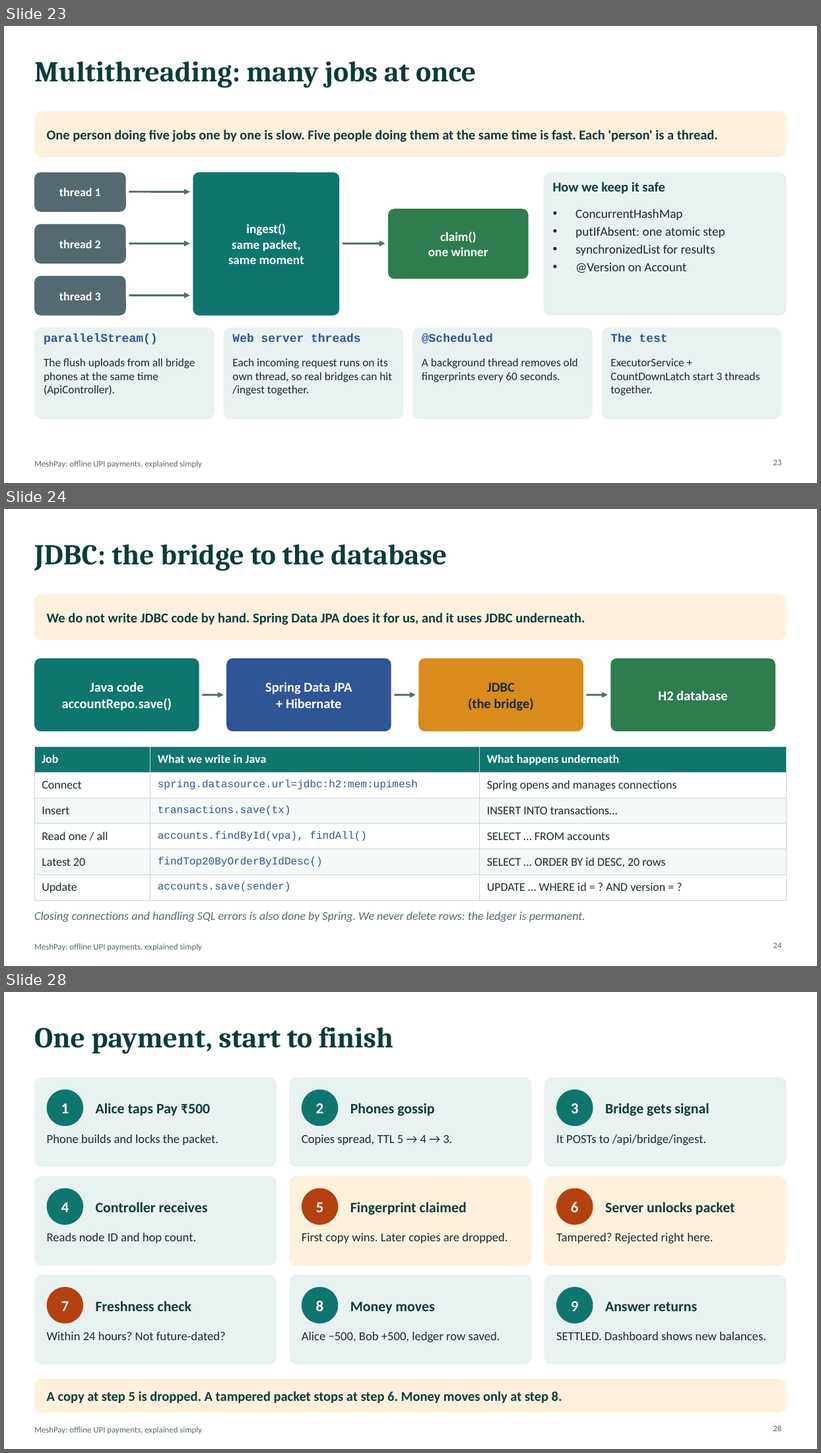
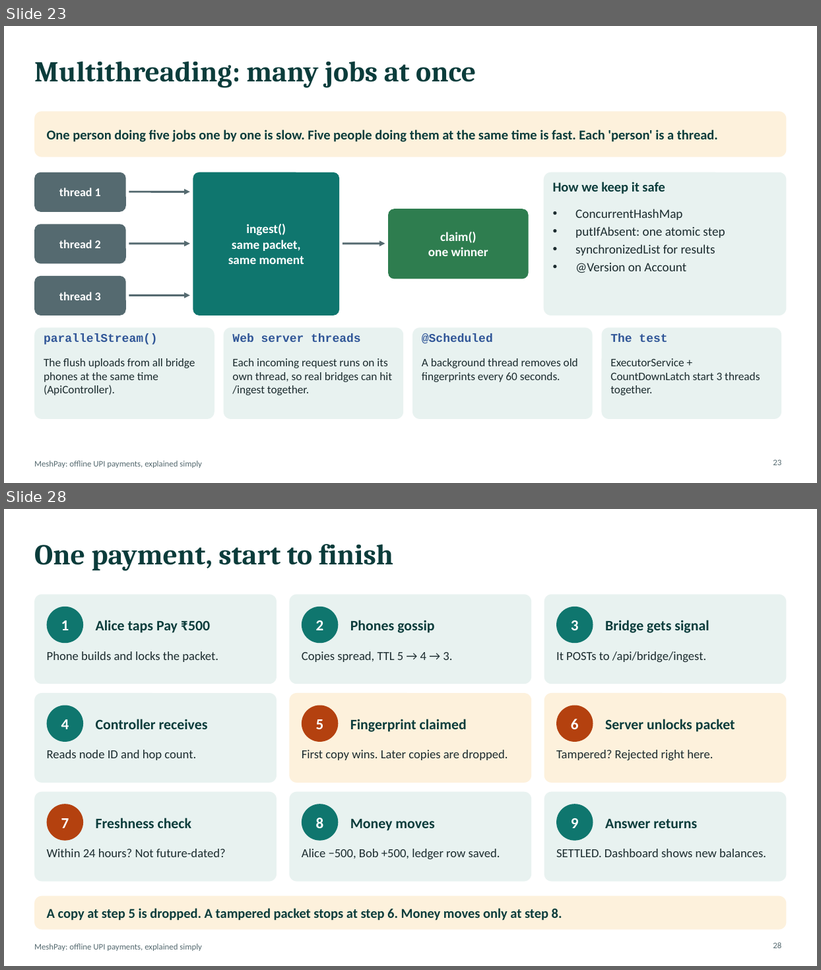
Before and after one commit to shaswatnaman/upi-offline-mesh, a slide deck: docs/MeshPay_Presentation.pptx. Shown one above the other, each under a label of ours: slides 23, 24 and 28 before the commit, slides 23 and 28 after it; the slides between them are not shown. The pictures are 821x1453 and 821x970 pixels, drawn with LibreOffice and Linux fonts; fonts in the diff are those of the drawing. Boxes give left, top, right and bottom in pixels: in the first picture for what was removed or moved away, otherwise in the second. Text is boxed around its words. In the diff, an @@ line names an element or a change of style, - is before the commit and + after.

```diff
--- a/docs/MeshPay_Presentation.pptx
+++ b/docs/MeshPay_Presentation.pptx
@@ slide 24 removed at (x1=4, y1=509, x2=817, y2=966), background #FFFFFF; not listed: 1 template element that a slide beside it also shows @@
@@ title removed at (x1=34, y1=544, x2=447, y2=571) @@
-JDBC: the bridge to the database
@@ rounded rectangle removed at (x1=34, y1=594, x2=787, y2=640) @@
@@ text removed at (x1=47, y1=613, x2=585, y2=625) @@
-We do not write JDBC code by hand. Spring Data JPA does it for us, and it uses JDBC underneath.
@@ rounded rectangle removed at (x1=34, y1=658, x2=199, y2=731) @@
@@ rounded rectangle removed at (x1=226, y1=658, x2=391, y2=731) @@
@@ rounded rectangle removed at (x1=418, y1=658, x2=583, y2=731) @@
@@ rounded rectangle removed at (x1=611, y1=658, x2=776, y2=731) @@
@@ text removed at (x1=62, y1=682, x2=172, y2=711) @@
-Java code
-accountRepo.save()
@@ text removed at (x1=265, y1=682, x2=352, y2=708) @@
-Spring Data JPA
-+ Hibernate
@@ text removed at (x1=468, y1=683, x2=533, y2=711) @@
-JDBC
-(the bridge)
@@ arrow removed from (202, 695) to (224, 695) @@
@@ arrow removed from (395, 695) to (416, 695) @@
@@ arrow removed from (587, 695) to (608, 695) @@
@@ text removed at (x1=658, y1=691, x2=728, y2=700) @@
-H2 database
@@ table removed at (x1=34, y1=747, x2=787, y2=896), 6 rows, 3 columns @@
-Job | What we write in Java | What happens underneath
-Connect | spring.datasource.url=jdbc:h2:mem:upimesh | Spring opens and manages connections
-Insert | transactions.save(tx) | INSERT INTO transactions…
-Read one / all | accounts.findById(vpa), findAll() | SELECT … FROM accounts
-Latest 20 | findTop20ByOrderByIdDesc() | SELECT … ORDER BY id DESC, 20 rows
-Update | accounts.save(sender) | UPDATE … WHERE id = ? AND version = ?
@@ text removed at (x1=34, y1=912, x2=585, y2=922) @@
-Closing connections and handling SQL errors is also done by Spring. We never delete rows: the ledger is permanent.
@@ page number removed at (x1=773, y1=943, x2=781, y2=949) @@
-24
```
Also in this commit, not shown: 9 slides changed, 3 slides added, 2 other slides removed, 1 other file.
